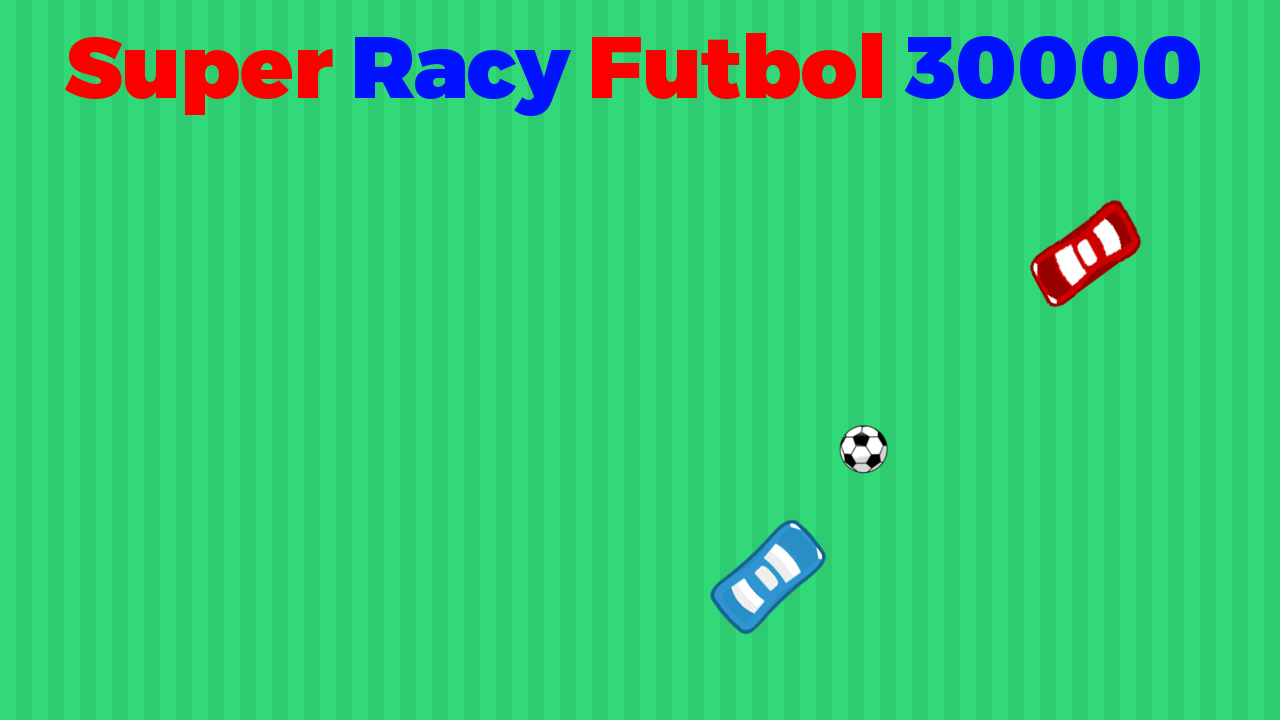
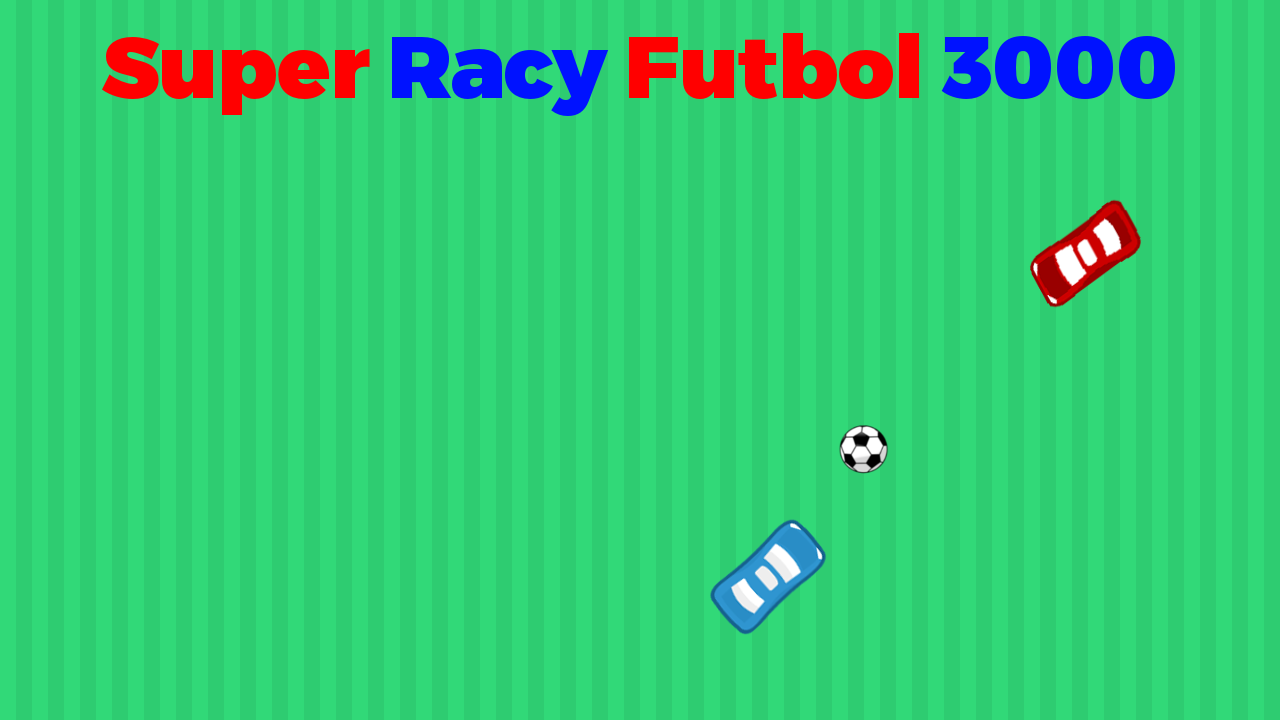
Two versions of the same layered image (1280 x 720). Layer-by-layer changes:
renamed "Super Racy Futbol 30000" to "Super Racy Futbol 3000", painted on it over 65, 33, 1200, 116
